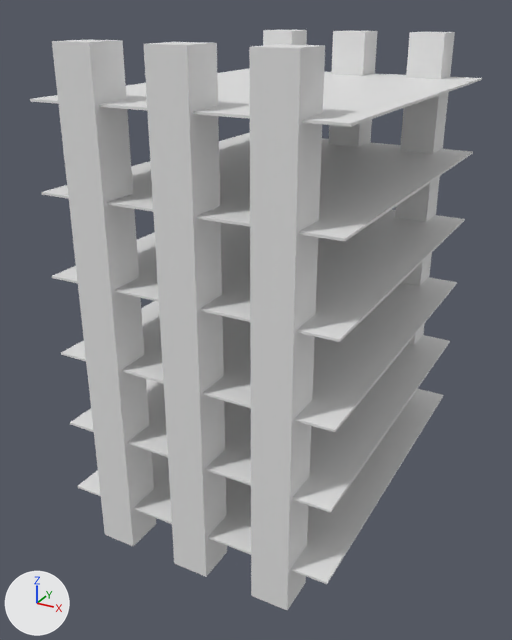
The OBJ model game/assets/buildings/b3-columns.obj, before and after one commit.
Both versions are drawn from a 50 mm lens placed at (1.62, -3.24, 1.34), pointed at (-0.08, -0.15, -0.2). Arrows for +X, +Y and +Z are at lower left; the lights stay in place. Where no turn or scale is listed for an object, it has been applied to the vertices.

The older version as bpy lines, for what is in view:
```python
me_b3_columns_cube_070 = bpy.data.meshes.new('B3_Columns_Cube.070')
me_b3_columns_cube_070.from_pydata(...)  # 96 vertices, 144 faces; spans x -0.72..0.72, y -0.98..0.98, z -1.23..1.23
ob_b3_columns_cube_070 = bpy.data.objects.new('B3_Columns_Cube.070', me_b3_columns_cube_070)
ob_b3_columns_cube_070.location = (0.0, 0.0, 0.0)
```
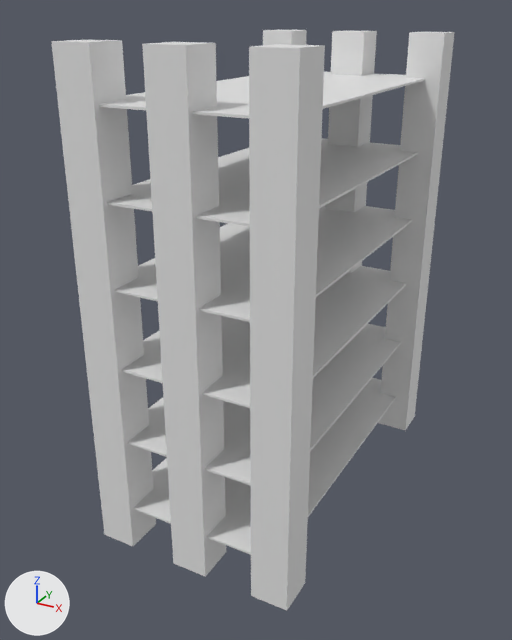
What differs and where, as boxes [x1, y1, x2, y2] in the pictures (512 x 640 px; the box of a moved part takes in the faces that stretch with it):
```json
{"object": "B3_Columns_Cube.070", "change": "reshaped", "before": [30, 30, 482, 610], "after": [51, 29, 455, 611], "on screen": "11% narrower"}
{"part": 1, "of": "me_b3_columns_cube_070", "change": "moved or reshaped", "before": [52, 40, 156, 546], "after": [378, 32, 455, 430]}
{"part": 2, "of": "me_b3_columns_cube_070", "change": "moved or reshaped", "before": [249, 44, 325, 610], "after": [263, 29, 307, 45]}
{"part": 3, "of": "me_b3_columns_cube_070", "change": "moved or reshaped", "before": [144, 42, 227, 577], "after": [325, 30, 377, 274]}
{"part": 4, "of": "me_b3_columns_cube_070", "change": "moved or reshaped", "before": [263, 30, 307, 45], "after": [249, 44, 325, 611]}
{"part": 5, "of": "me_b3_columns_cube_070", "change": "moved or reshaped", "before": [395, 32, 455, 345], "after": [51, 40, 156, 546]}
{"part": 6, "of": "me_b3_columns_cube_070", "change": "moved or reshaped", "before": [329, 31, 378, 147], "after": [142, 42, 226, 577]}
{"part": 7, "of": "me_b3_columns_cube_070", "change": "moved or reshaped", "before": [52, 209, 465, 342], "after": [115, 206, 412, 322]}
{"part": 8, "of": "me_b3_columns_cube_070", "change": "moved or reshaped", "before": [42, 133, 473, 241], "after": [107, 138, 418, 227]}
{"part": 9, "of": "me_b3_columns_cube_070", "change": "moved or reshaped", "before": [30, 68, 482, 127], "after": [99, 71, 425, 119]}
{"part": 10, "of": "me_b3_columns_cube_070", "change": "moved or reshaped", "before": [78, 389, 443, 584], "after": [133, 378, 396, 555]}
{"part": 11, "of": "me_b3_columns_cube_070", "change": "moved or reshaped", "before": [70, 335, 450, 513], "after": [128, 324, 401, 485]}
{"part": 12, "of": "me_b3_columns_cube_070", "change": "moved or reshaped", "before": [61, 277, 457, 432], "after": [121, 266, 406, 408]}
```

Scene script edits in JSON lines:
```json
{"block": "me_b3_columns_cube_070", "where": "me_b3_columns_cube_070.from_pydata(...)  # 96 vertices, 144 faces; spans x -0.72..0.72, y -0.98..0.98, z -1.23..1.23"}
{"block": "me_b3_columns_cube_070", "where": "# used by ob_b3_columns_cube_070; location = (0.0, 0.0, 0.0)"}
{"block": "me_b3_columns_cube_070", "change": "me_b3_columns_cube_070 part 1: the loose piece of 8 vertices spanning x -0.54..-0.35, y -0.98..-0.78, z -1.23..1.23 is turned 180 degrees about the z axis through the mesh origin"}
{"block": "me_b3_columns_cube_070", "change": "me_b3_columns_cube_070 part 2: the loose piece of 8 vertices spanning x 0.35..0.54, y -0.98..-0.78, z -1.23..1.23 is turned 180 degrees about the z axis through the mesh origin"}
{"block": "me_b3_columns_cube_070", "change": "me_b3_columns_cube_070 part 3: the loose piece of 8 vertices spanning x -0.09..0.1, y -0.98..-0.78, z -1.23..1.23 is turned 180 degrees about the z axis through the mesh origin"}
{"block": "me_b3_columns_cube_070", "change": "me_b3_columns_cube_070 part 4: the loose piece of 8 vertices spanning x -0.54..-0.35, y 0.78..0.98, z -1.23..1.23 is turned 180 degrees about the z axis through the mesh origin"}
{"block": "me_b3_columns_cube_070", "change": "me_b3_columns_cube_070 part 5: the loose piece of 8 vertices spanning x 0.35..0.54, y 0.78..0.98, z -1.23..1.23 is turned 180 degrees about the z axis through the mesh origin"}
{"block": "me_b3_columns_cube_070", "change": "me_b3_columns_cube_070 part 6: the loose piece of 8 vertices spanning x -0.09..0.1, y 0.78..0.98, z -1.23..1.23 is turned 180 degrees about the z axis through the mesh origin"}
{"block": "me_b3_columns_cube_070", "change": "me_b3_columns_cube_070 part 7: the loose piece of 8 vertices spanning x -0.72..0.72, y -0.96..0.96, z 0.19..0.2 is scaled about its middle by (-0.631, -1, 1)"}
{"block": "me_b3_columns_cube_070", "change": "me_b3_columns_cube_070 part 8: the loose piece of 8 vertices spanning x -0.72..0.72, y -0.96..0.96, z 0.59..0.6 is scaled about its middle by (-0.631, -1, 1)"}
{"block": "me_b3_columns_cube_070", "change": "me_b3_columns_cube_070 part 9: the loose piece of 8 vertices spanning x -0.72..0.72, y -0.96..0.96, z 0.98..0.99 is scaled about its middle by (-0.631, -1, 1)"}
{"block": "me_b3_columns_cube_070", "change": "me_b3_columns_cube_070 part 10: the loose piece of 8 vertices spanning x -0.72..0.72, y -0.96..0.96, z -1.0..-0.99 is scaled about its middle by (-0.631, -1, 1)"}
{"block": "me_b3_columns_cube_070", "change": "me_b3_columns_cube_070 part 11: the loose piece of 8 vertices spanning x -0.72..0.72, y -0.96..0.96, z -0.61..-0.6 is scaled about its middle by (-0.631, -1, 1)"}
{"block": "me_b3_columns_cube_070", "change": "me_b3_columns_cube_070 part 12: the loose piece of 8 vertices spanning x -0.72..0.72, y -0.96..0.96, z -0.21..-0.2 is scaled about its middle by (-0.631, -1, 1)"}
```
